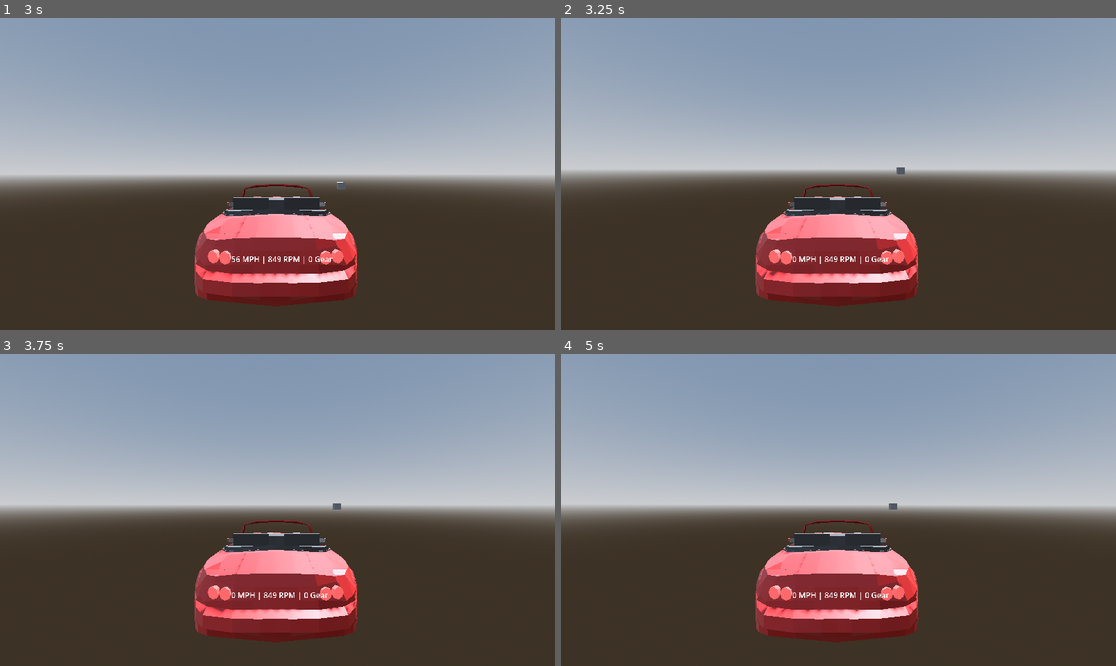
Above: before the commit, frames 1-4 (two rows, left to right).
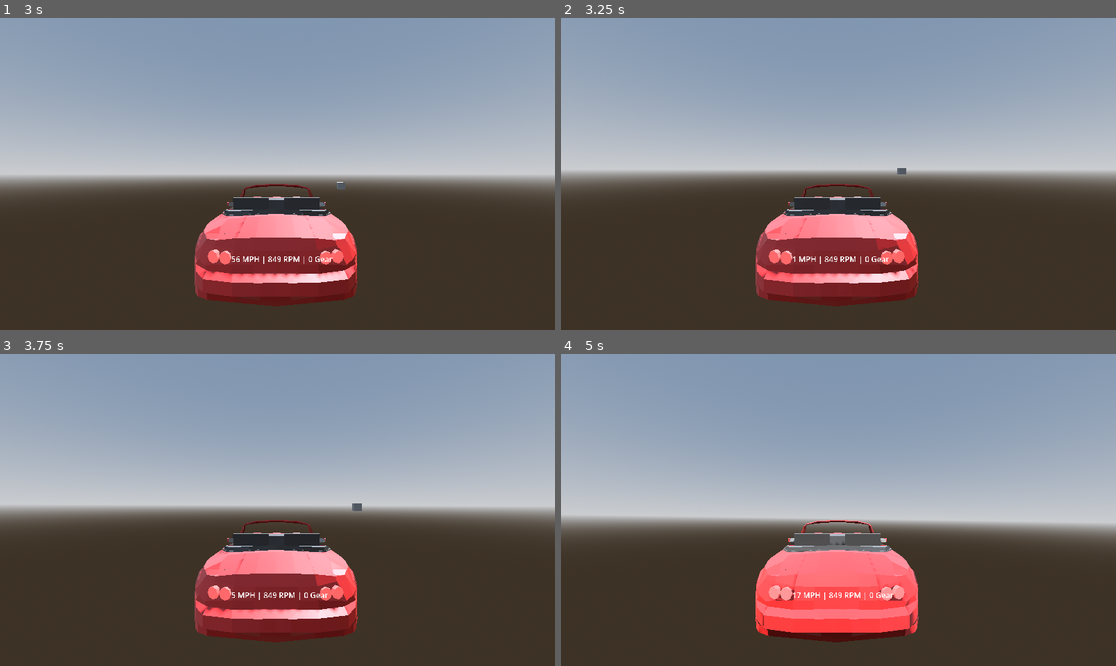
Above: after the commit, the same moments.

Repository: kakoiihito/Shift
Game: Godot game, scene res://Tracks/test.tscn
The game is run twice, just before and just after one commit, with the same random seed, the same clock (stepped at 60 frames per second) and the same inputs.
Inputs:
- Up to frame 1 (3 s): tap Enter at 0.5 s; hold D (SteerRight) 0.53-1.28 s; hold Shift (Clutch) 0.53-1.28 s; tap Space at 1.25 s; hold S (Brake) 1.28-2.03 s; tap W (Gas) at 1.35, 2.85 s; hold D (SteerRight) 2.03-2.78 s; hold Shift (Clutch) 2.03-2.78 s; hold E (ShiftUp) from 2.78 s (still down)
- Up to frame 2 (3.25 s): keep holding E (ShiftUp)
- Up to frame 3 (3.75 s): release E (ShiftUp) at 3.53 s; hold A (SteerLeft) from 3.53 s (still down); hold Shift (Clutch) from 3.53 s (still down)
- Up to frame 4 (5 s): keep holding A (SteerLeft); release Shift (Clutch) at 4.28 s; tap W (Gas) at 4.35 s

Frame 1 is identical in both runs. In frame 2, 0.2% of the frame differs, in the area x 35-65%, y 47-84%; in frame 3, 0.3%; in frame 4, 16%, in the area x 0-100%, y 47-92%.

Commit message:
attempted to work with some tire data (atleast i think it was some) and have some values. going to keep going but i feel like pacejka might not work

Diff:
--- a/Car/Scripts/wheel.gd
+++ b/Car/Scripts/wheel.gd
@@ -32,7 +32,7 @@
 
 	var slip_angle = 0.0
 	if abs(forward_speed) > 2.0:
-		slip_angle = (atan2(side_velocity, abs(forward_speed)))
+		slip_angle = rad_to_deg(atan2(side_velocity, abs(forward_speed)))
 
 	var slip_ratio: float
 	var wheel_surface_speed = wheel_angular_velocity[wheel_index] * wheel_radius
@@ -47,39 +47,31 @@
 		slip_ratio = clamp(slip_ratio, -1.0, 1.0)
 
 
-	var B = 10.0
-	var C = 1.9
+	#B = 5.2635
+	#C = 2.4227
+	#D = 0.9 * wheel_spring_force[wheel_index].length()
+	#E = 0.5012
+
+	var B = 5.2635
+	var C = 2.4227
 	var D = friction_coefficient
-	var E = 0.97
+	var E = -0.5012
 
 	longitude_force[wheel_index] = wheel_spring_force[wheel_index].length() * D * sin(C * atan(B * slip_ratio - E *(B * slip_ratio - atan(B * slip_ratio))))
 	lateral_force[wheel_index] = wheel_spring_force[wheel_index].length() * D * sin(C * atan(B * -slip_angle - E *(B * -slip_angle - atan(B * -slip_angle))))
 
 	# Traction Circle
 
-	var Bx = 11.0
-	var Cx = 1.1
-	var Ex = 1.0
+	F_max[wheel_index] = friction_coefficient * wheel_spring_force[wheel_index].length()
 
-	var Gx = cos(Cx * atan(Bx * -slip_angle - Ex *(Bx * -slip_angle - atan(Bx * -slip_angle))))
-	var Gy = cos(Cx * atan(Bx * slip_ratio - Ex *(Bx * slip_ratio - atan(Bx * slip_ratio))))
+	var current_long_force = longitude_force[wheel_index]
+	var current_lat_force = lateral_force[wheel_index]
 
-
-	longitude_force[wheel_index] = Gy * longitude_force[wheel_index]
-	lateral_force[wheel_index] = Gx * lateral_force[wheel_index]
-
-
-
-	#F_max[wheel_index] = friction_coefficient * wheel_spring_force[wheel_index].length()
-
-	#var current_long_force = longitude_force[wheel_index]
-	#var current_lat_force = lateral_force[wheel_index]
-
-	#var force_2d = Vector2(current_long_force, current_lat_force)
-	#if force_2d.length() > F_max[wheel_index]:
-	#	force_2d = force_2d.normalized() * F_max[wheel_index]
-	#	longitude_force[wheel_index] = force_2d.x
-	#	lateral_force[wheel_index] = force_2d.y
+	var force_2d = Vector2(current_long_force, current_lat_force)
+	if force_2d.length() > F_max[wheel_index]:
+		force_2d = force_2d.normalized() * F_max[wheel_index]
+		longitude_force[wheel_index] = force_2d.x
+		lateral_force[wheel_index] = force_2d.y
 
 	# Final calc
 	var combined_force = (longitude_force[wheel_index] * -ray.global_transform.basis.z) + (lateral_force[wheel_index] * side_dir) # both vectors combined
